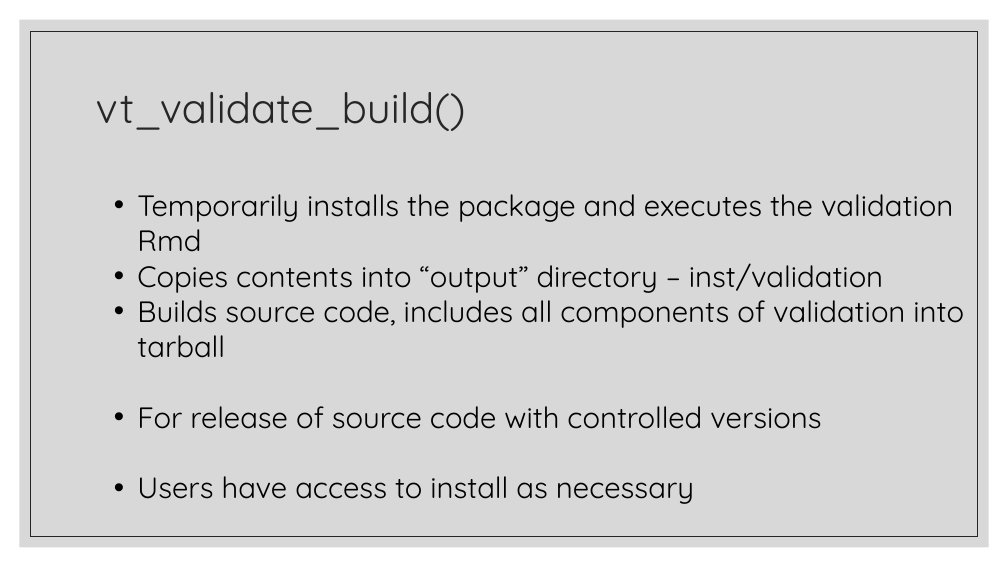
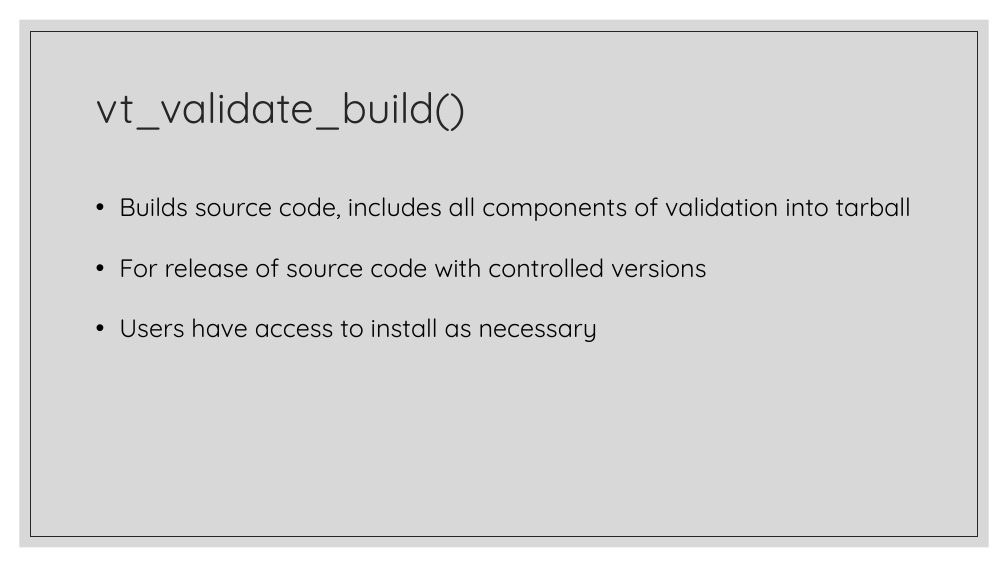
Before and after one commit to FredHutch/R_Package_Validation_Tutorial, a slide deck: slide 14 of Slides/Slides-07-Modes_of_Validation/Slides-07-Modes_of_Validation.pptx (slide 8 before the commit). Drawn at 1008x567 pixels with LibreOffice and Linux fonts; fonts in the diff are those of the drawing. Boxes give left, top, right and bottom in pixels: in the first picture for what was removed or moved away, otherwise in the second. Text is boxed around its words. In the diff, an @@ line names an element or a change of style, - is before the commit and + after.

```diff
--- a/Slides/Slides-07-Modes_of_Validation/Slides-07-Modes_of_Validation.pptx
+++ b/Slides/Slides-07-Modes_of_Validation/Slides-07-Modes_of_Validation.pptx
@@ text "Builds source code, includes all ...": place and size @@
-text "Builds source code, includes all ..." at bbox=[137, 194, 964, 504]
+text "Builds source code, includes all ..." at bbox=[119, 197, 911, 342]
@@ text "Builds source code, includes all ..." at bbox=[119, 197, 911, 342]: size 28 to 24 pt @@
@@ text at bbox=[137, 194, 953, 293]: paragraphs removed @@
-• Temporarily installs the package and executes the validation Rmd
-• Copies contents into “output” directory – inst/validation
```
Also in this commit, not shown: 5 other slides changed, 8 slides added, 4 slides removed, 5 other files.
